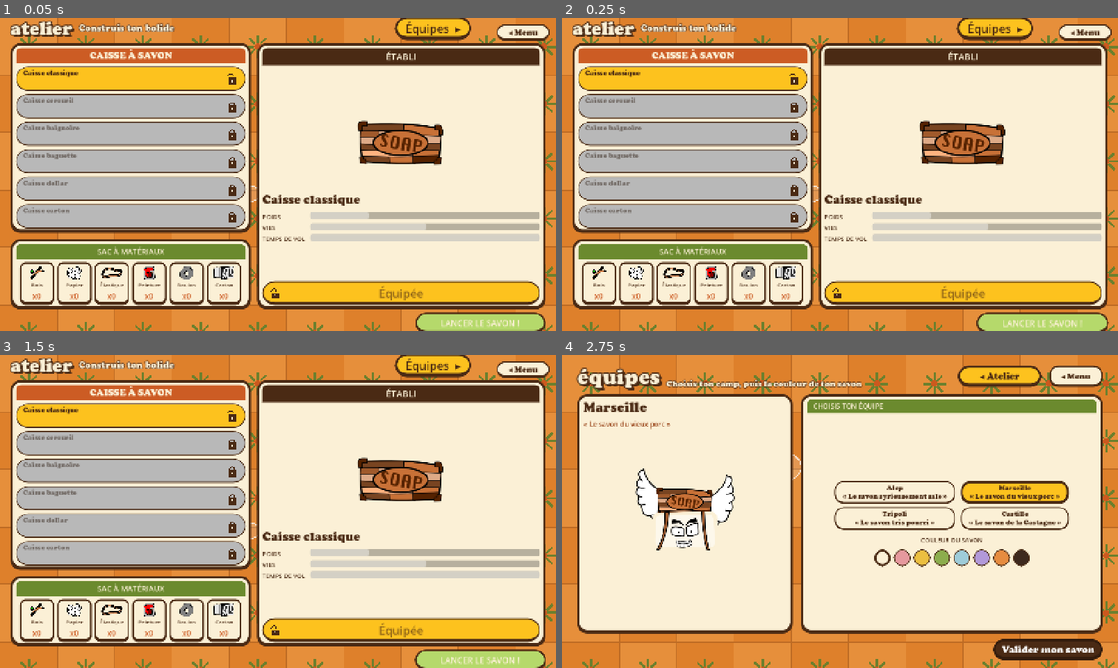
Above: before the commit, frames 1-4 (two rows, left to right).
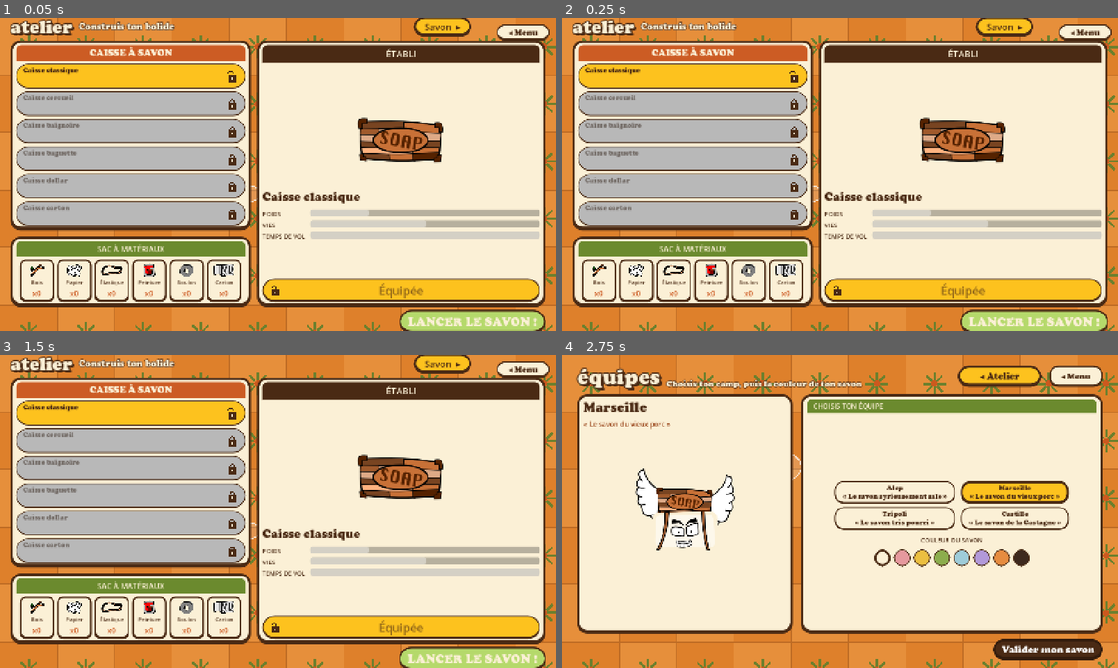
Above: after the commit, the same moments.

Repository: atostivint/LesAilesEtLaCaisse
Game: Godot game, scene res://scenes/atelier.tscn
Two runs of this game, one before a commit and one after it. Both use one fixed random seed, a clock stepped at 60 frames per second and the inputs below. Sound files missing from this copy of the repository are replaced by a short silence.
Inputs (mouse positions are in pixels of both pictures, inside the frame that each line leads up to):
- Up to frame 1 (0.05 s): no input
- Up to frame 2 (0.25 s): no input
- Up to frame 3 (1.5 s): click (433, 364) at 0.5 s, where only the run before the commit has a clickable "Équipes ▸"; click "◂ Atelier" at 1.25 s
- Up to frame 4 (2.75 s): click (1006, 364) at 2 s, where only the run after the commit has a clickable "Savon ▸"

The runs differ from the first frame. In frame 1, 24% of the frame differs, in the area x 1-99%, y 0-100%; in frame 2, 24%; in frame 3, 24%; in frame 4, nothing differs.

Commit message:
Atelier : bouton Savon et lancement vers la scène de vol
Co-Authored-By: Claude Haiku 5.5 <noreply@anthropic.com>

Diff:
--- a/scenes/atelier.tscn
+++ b/scenes/atelier.tscn
@@ -150,21 +150,23 @@
 [node name="Espace" type="Control" parent="Margin/Main/Haut"]
 layout_mode = 2
 size_flags_horizontal = 3
-
-[node name="EquipesButton" type="Button" parent="Margin/Main/Haut"]
-custom_minimum_size = Vector2(200, 52)
+size_flags_vertical = 4
+
+[node name="SavonButton" type="Button" parent="Margin/Main/Haut"]
+custom_minimum_size = Vector2(150, 44)
 layout_mode = 2
 size_flags_vertical = 4
 theme_override_colors/font_color = Color(0.29, 0.165, 0.078, 1)
 theme_override_colors/font_disabled_color = Color(0.29, 0.165, 0.078, 1)
-theme_override_font_sizes/font_size = 30
+theme_override_font_sizes/font_size = 24
 theme_override_styles/normal = SubResource("btn_yellow")
 theme_override_styles/disabled = SubResource("btn_yellow")
-text = "Équipes  ▸"
+text = "Savon  ▸"
 
 [node name="ReserveMenu" type="Control" parent="Margin/Main/Haut"]
 custom_minimum_size = Vector2(170, 0)
 layout_mode = 2
+size_flags_vertical = 4
 
 [node name="Corps" type="HBoxContainer" parent="Margin/Main"]
 layout_mode = 2
@@ -363,19 +365,16 @@
 
 [node name="LaunchButton" type="Button" parent="Margin/Main/Bas"]
 unique_name_in_owner = true
-custom_minimum_size = Vector2(340, 48)
+custom_minimum_size = Vector2(340, 56)
 layout_mode = 2
 theme_override_colors/font_color = Color(0.984, 0.941, 0.839, 1)
 theme_override_colors/font_pressed_color = Color(0.984, 0.941, 0.839, 1)
 theme_override_colors/font_focus_color = Color(0.984, 0.941, 0.839, 1)
-theme_override_font_sizes/font_size = 22
-theme_override_styles/normal = SubResource("btn_yellow")
-theme_override_styles/hover = SubResource("btn_yellow")
-theme_override_styles/pressed = SubResource("btn_yellow")
-theme_override_styles/focus = SubResource("btn_yellow")
+theme_override_fonts/font = ExtResource("3_font")
+theme_override_font_sizes/font_size = 32
 text = "LANCER LE SAVON !"
 
-[connection signal="pressed" from="Margin/Main/Haut/EquipesButton" to="." method="_on_equipes_pressed"]
+[connection signal="pressed" from="Margin/Main/Haut/SavonButton" to="." method="_on_savon_pressed"]
 
 [node name="BoutonMenu" parent="." instance=ExtResource("9_menu")]
 anchor_left = 1.0
--- a/scripts/atelier.gd
+++ b/scripts/atelier.gd
@@ -168,12 +168,12 @@
 	_refresh()
 
 
-func _on_equipes_pressed() -> void:
+func _on_savon_pressed() -> void:
 	get_tree().change_scene_to_file(EQUIPES)
 
 
 func _on_launch() -> void:
-	get_tree().change_scene_to_file("res://scenes/level.tscn")
+	get_tree().change_scene_to_file("res://scenes/vol.tscn")
 
 
 func _material_tile(index: int, materiau: MaterialData, count: int) -> PanelContainer:
@@ -278,9 +278,9 @@
 	for etat in ["hover", "pressed", "focus"]:
 		launch_button.add_theme_stylebox_override(etat, _bouton_rejouer(VERT, true))
 	# Équipes : au survol, fond crème et texte orange
-	var equipes_button: Button = get_node("Margin/Main/Haut/EquipesButton")
+	var savon_button: Button = get_node("Margin/Main/Haut/SavonButton")
 	for etat in ["hover", "pressed", "focus"]:
-		equipes_button.add_theme_stylebox_override(etat, _card_style(CREAM, 40, 6))
+		savon_button.add_theme_stylebox_override(etat, _card_style(CREAM, 40, 6))
 	call_deferred("_animer_lancer")
 
 
